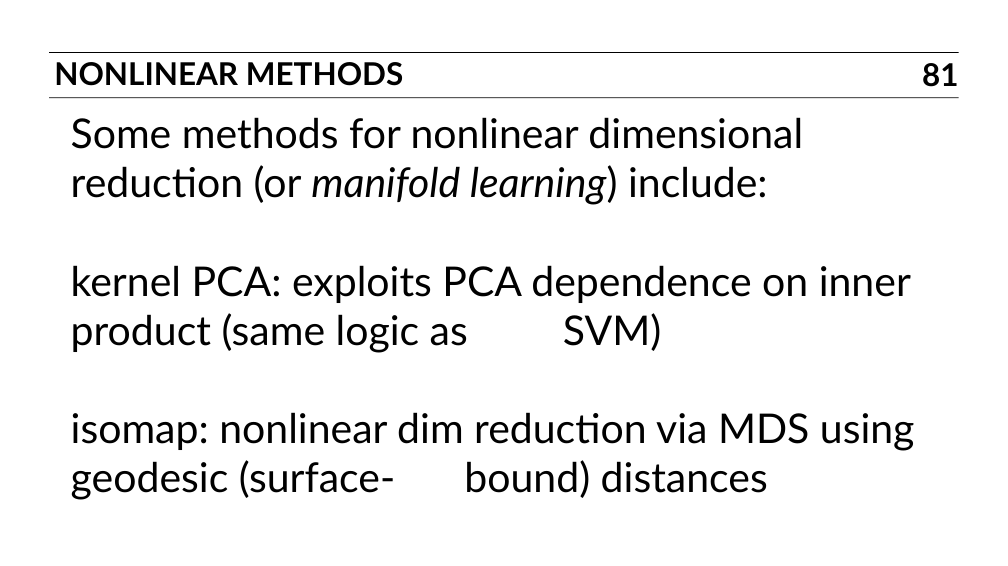
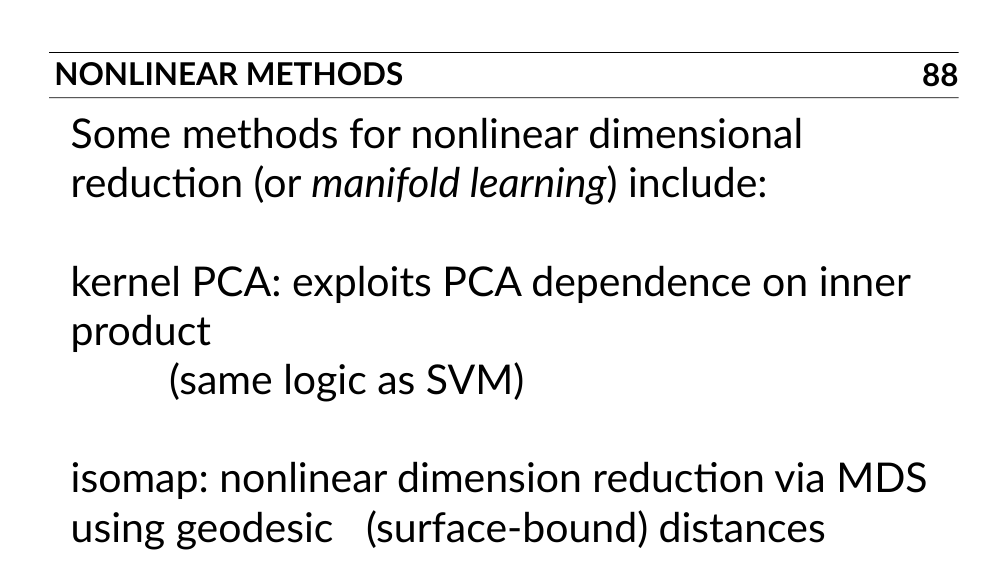
Before and after one commit to ajschumacher/gadsdc, a slide deck: slide 88 of 17-dim_reduc/slides.pptx (slide 81 before the commit). Drawn at 1008x566 pixels with LibreOffice and Linux fonts; fonts in the diff are those of the drawing. Boxes give left, top, right and bottom in pixels: in the first picture for what was removed or moved away, otherwise in the second. Text is boxed around its words. In the diff, an @@ line names an element or a change of style, - is before the commit and + after.

```diff
--- a/17-dim_reduc/slides.pptx
+++ b/17-dim_reduc/slides.pptx
@@ page number at (922, 63, 958, 87): text changed @@
-81
+88
@@ text at (71, 265, 927, 550): text changed @@
-kernel PCA: exploits PCA dependence on inner product (same logic as SVM)
-isomap: nonlinear dim reduction via MDS using geodesic (surface- bound) distances
+kernel PCA: exploits PCA dependence on inner product
+(same logic as SVM)
+isomap: nonlinear dimension reduction via MDS using geodesic (surface-bound) distances
```
Also in this commit, not shown: 10 other slides changed, 10 slides added, 1 other file.
